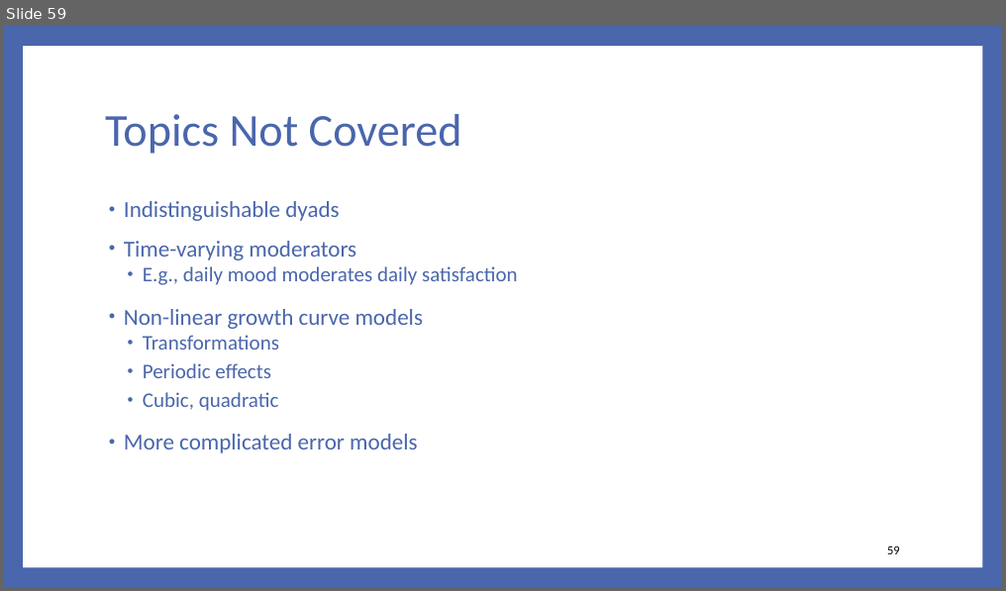
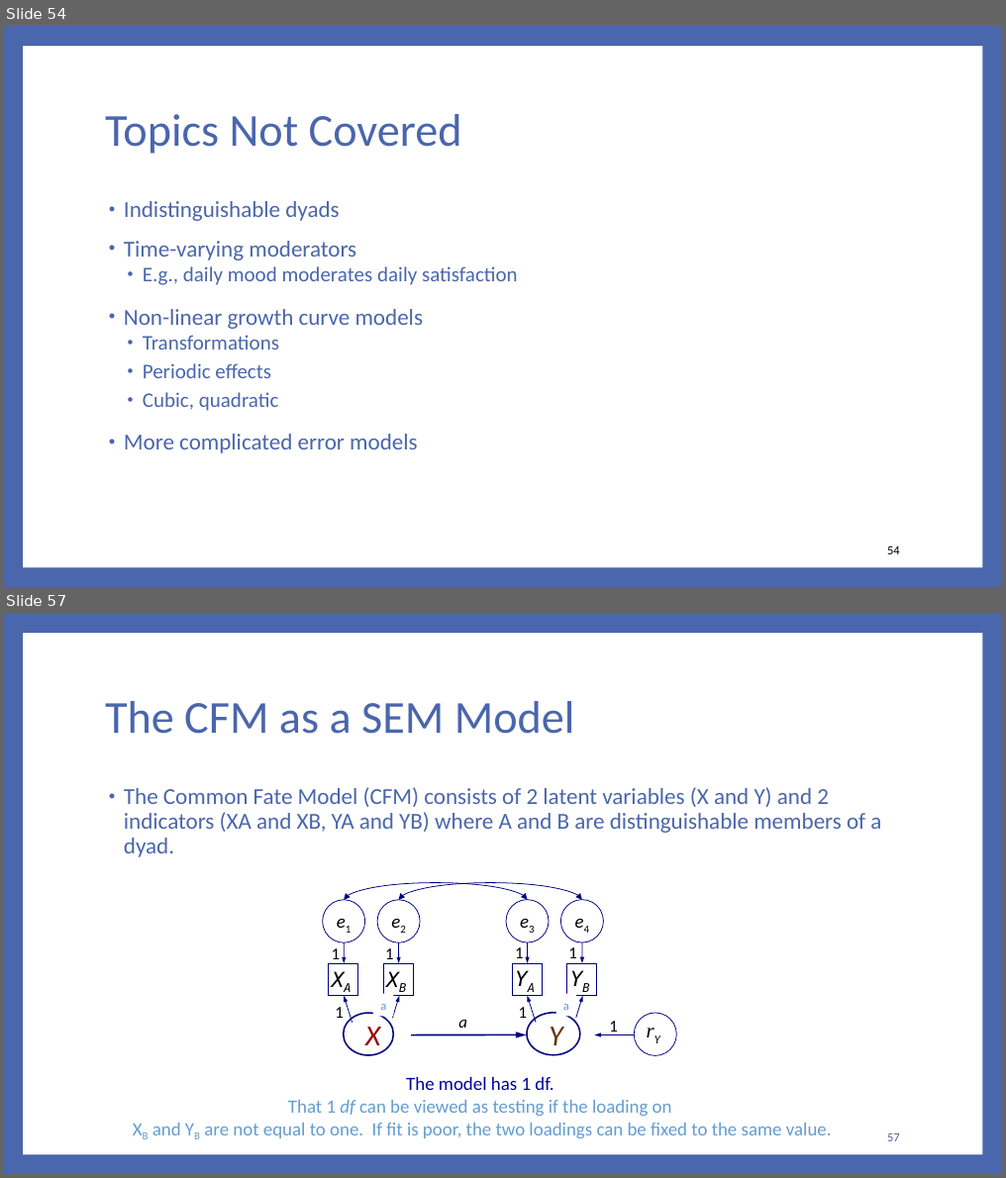
Before and after one commit to RandiLGarcia/2day-dyad-workshop, a slide deck: Day 2/Lecture Slides/Day 2 Slides.pptx. Shown one above the other, each under a label of ours: slide 59 before the commit, slides 54 and 57 after it; the slides between them are not shown. The pictures are 1006x591 and 1006x1178 pixels, drawn with LibreOffice and Linux fonts; fonts in the diff are those of the drawing. Boxes give left, top, right and bottom in pixels: in the first picture for what was removed or moved away, otherwise in the second. Text is boxed around its words. In the diff, an @@ line names an element or a change of style, - is before the commit and + after.

```diff
--- a/Day 2/Lecture Slides/Day 2 Slides.pptx
+++ b/Day 2/Lecture Slides/Day 2 Slides.pptx
@@ slide 57 added at box(4, 613, 1002, 1174), background #4A66AC; not listed: 1 template element that a slide beside it also shows @@
@@ title added at box(105, 701, 575, 734), 44 pt, text #4A66AC @@
+The CFM as a SEM Model
@@ text added at box(124, 787, 881, 858), 22 pt, text #4A66AC @@
+• The Common Fate Model (CFM) consists of 2 latent variables (X and Y) and 2 indicators (XA and XB, YA and YB) where A and B are distinguishable members of a dyad.
@@ group added at box(323, 881, 691, 1057): 13 texts, 10 arrows, 7 ellipses, 4 rectangles, 2 curved double arrows @@
+1
+1
+1
+1
+1
+XA
+e1
+e2
+1
+1
+1
+YA
+e3
+e4
+rY
+1
+X
+Y
+a
+XB
+YB
@@ text added at box(380, 1004, 386, 1010), 12 pt, text #629DD1 @@
+a
@@ text added at box(563, 1004, 569, 1010), 12 pt, text #629DD1 @@
+a
@@ text added at box(152, 1077, 832, 1139), 18 pt, text #629DD1 @@
+The model has 1 df.
+That 1 df can be viewed as testing if the loading on
+XB and YB are not equal to one. If fit is poor, the two loadings can be fixed to the same value.
@@ page number added at box(887, 1134, 900, 1142), 12 pt, text #4A66AC @@
+57
@@ what was slide 59 is now slide 54 @@
@@ page number at box(887, 547, 900, 555): text changed @@
-59
+54
```
Also in this commit, not shown: 6 slides changed, 14 other slides added, 4 slides removed, 47 other files.
